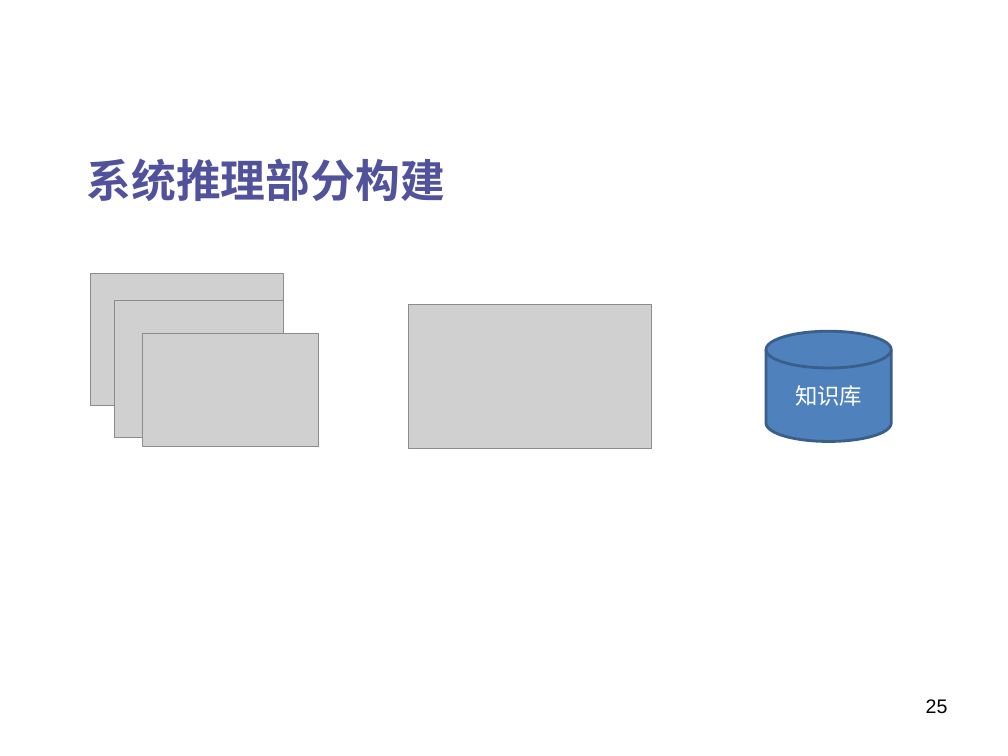
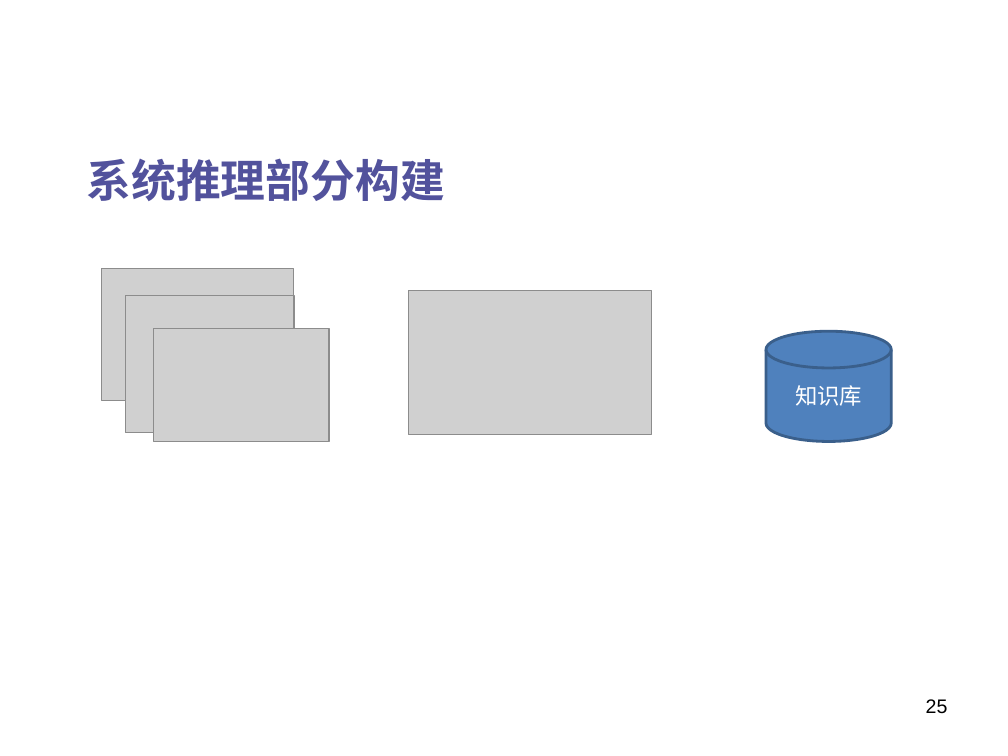
Before and after one commit to JaneBlue/PPTpaper, a slide deck: slide 25 of 思路new6 (2).pptx. Drawn at 1008x756 pixels with LibreOffice and Linux fonts; fonts in the diff are those of the drawing; grey boxes stand for pictures; background and template pictures are left out. Boxes give left, top, right and bottom in pixels: in the first picture for what was removed or moved away, otherwise in the second. Text is boxed around its words. In the diff, an @@ line names an element or a change of style, - is before the commit and + after.

```diff
--- a/思路new6 (2).pptx
+++ b/思路new6 (2).pptx
@@ picture moved from (x1=409, y1=304, x2=652, y2=450) to (x1=409, y1=290, x2=652, y2=435) @@
@@ 3 pictures moved together from (x1=91, y1=274, x2=318, y2=447) to (x1=102, y1=269, x2=329, y2=442) @@
```
Also in this commit, not shown: 8 other slides changed, 1 slide added.
